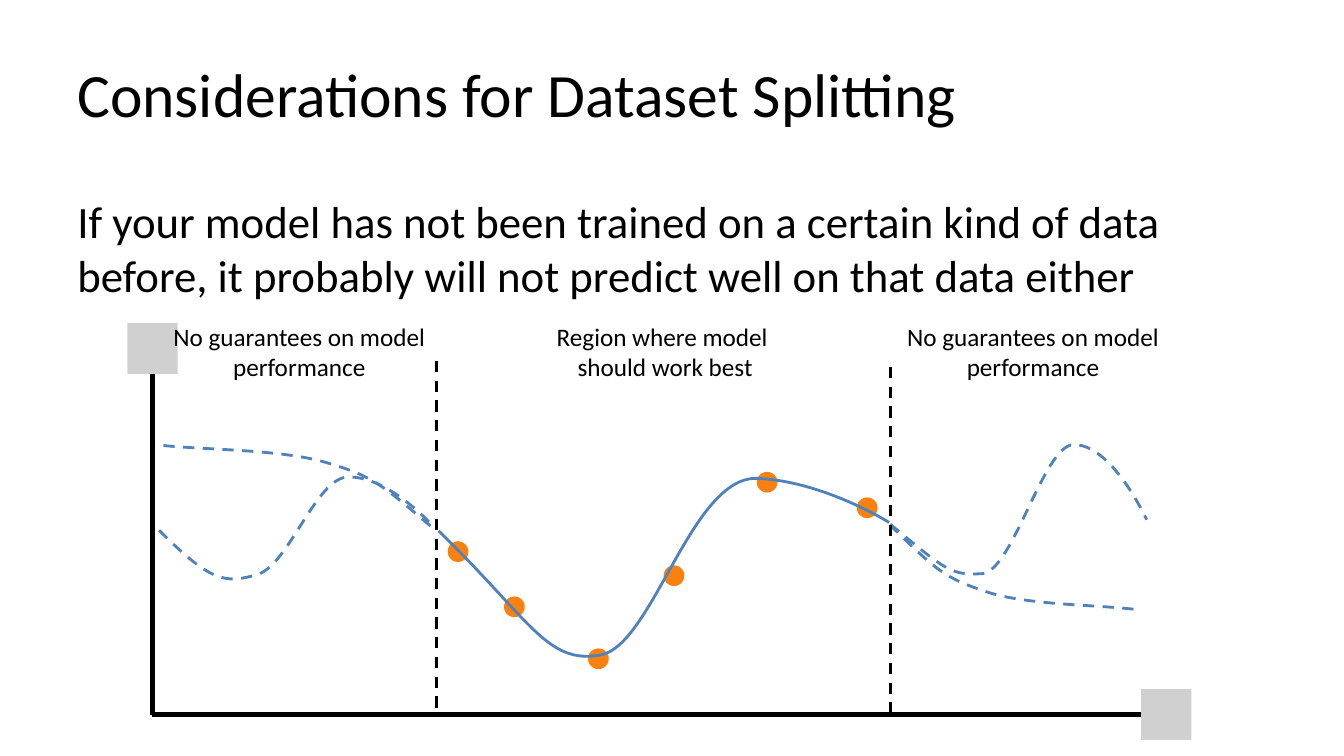
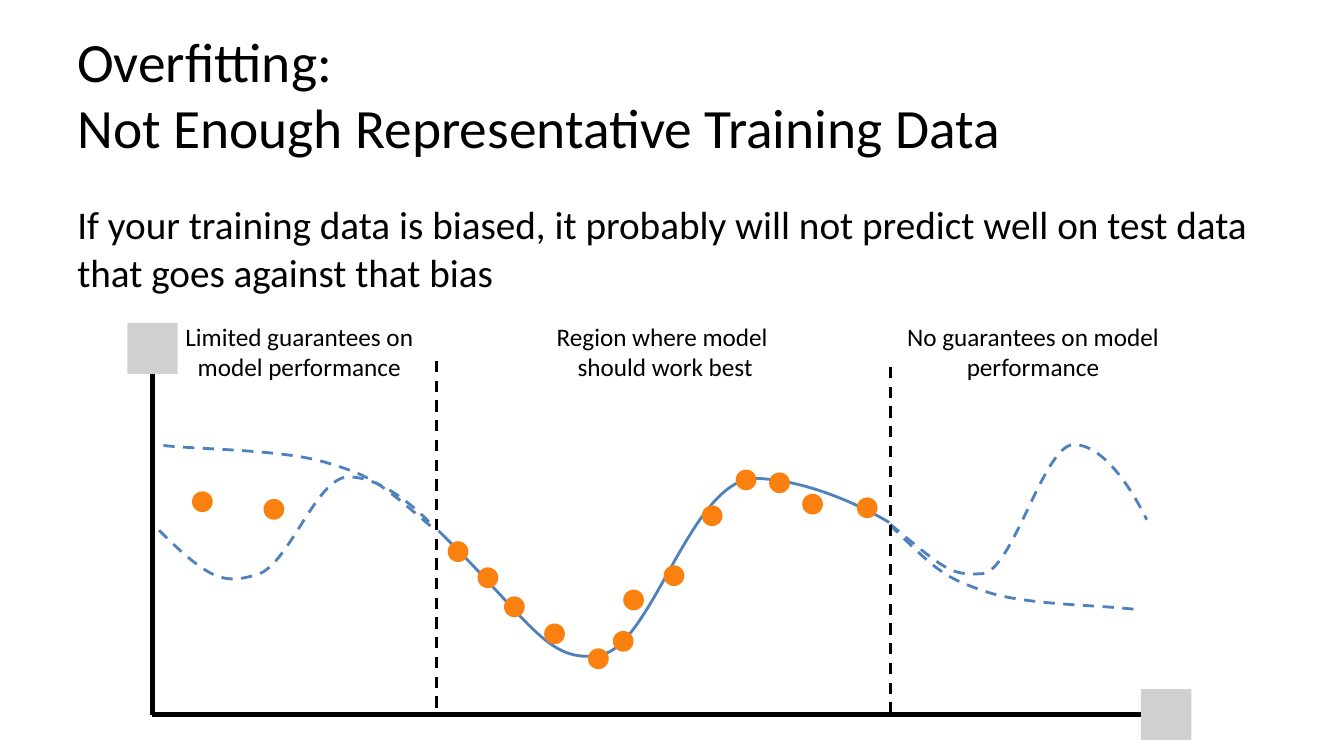
Before and after one commit to C4M-UofT/C4M-UofT.github.io, a slide deck: slide 50 of lectures/winter/6_ml_workflow/MachineLearning_tutorial.pptx (slide 19 before the commit). Drawn at 1344x756 pixels with LibreOffice and Linux fonts; fonts in the diff are those of the drawing; grey boxes stand for pictures. Boxes give left, top, right and bottom in pixels: in the first picture for what was removed or moved away, otherwise in the second. Text is boxed around its words. In the diff, an @@ line names an element or a change of style, - is before the commit and + after.

```diff
--- a/lectures/winter/6_ml_workflow/MachineLearning_tutorial.pptx
+++ b/lectures/winter/6_ml_workflow/MachineLearning_tutorial.pptx
@@ title at [77,43,1000,158]: text changed; size 44 to 39.6 pt @@
-Considerations for Dataset Splitting
+Overfitting:
+Not Enough Representative Training Data
@@ text at [77,211,1246,294]: text changed; size 32 to 28 pt @@
-If your model has not been trained on a certain kind of data before, it probably will not predict well on that data either
+If your training data is biased, it probably will not predict well on test data that goes against that bias
@@ text at [185,328,413,380]: text changed @@
-No guarantees on model performance
+Limited guarantees on model performance
@@ ellipse: place and size @@
-ellipse at [757,472,778,493]
+ellipse at [769,473,790,494]
@@ group added at [192,470,824,652]: 9 ellipses @@
```
Also in this commit, not shown: 19 other slides changed, 5 slides added, 3 slides removed, 2 other files.
